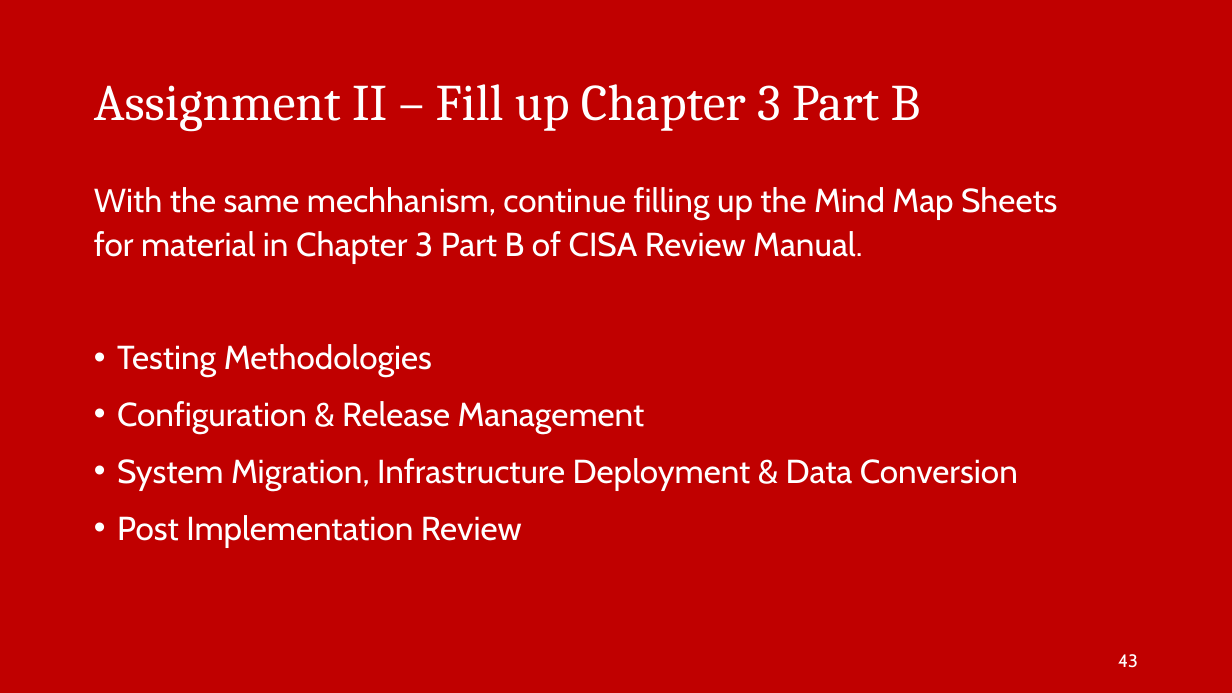
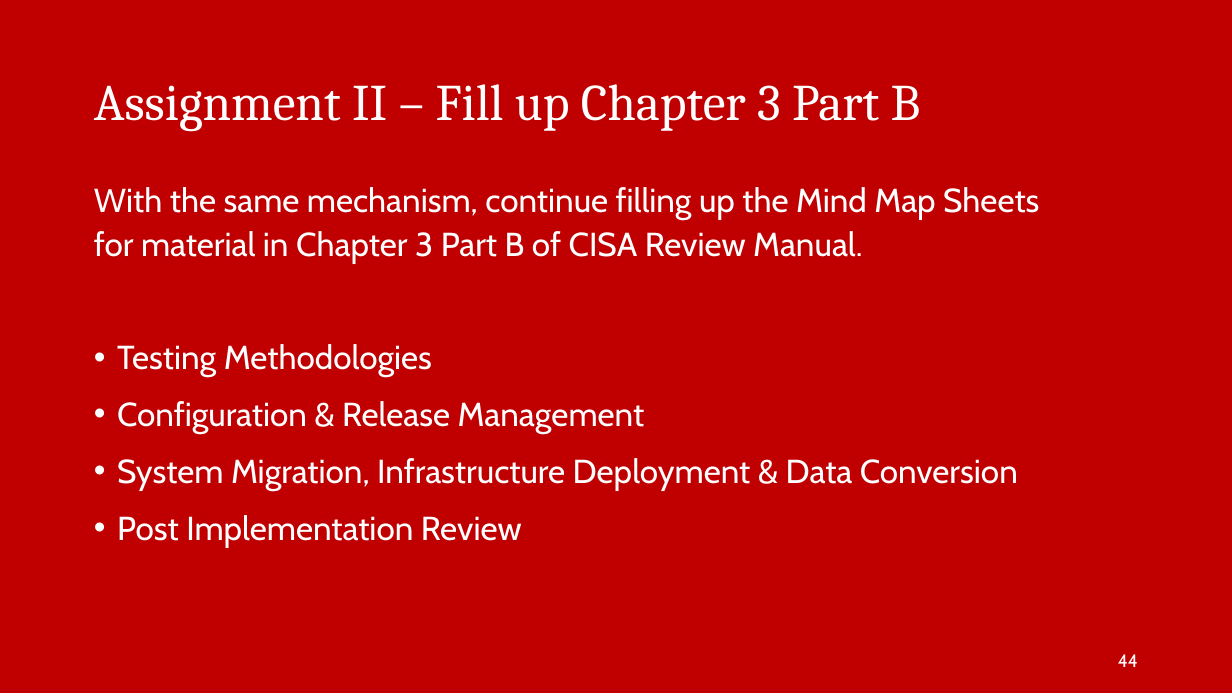
Before and after one commit to irfanradarma/Audit-SI, a slide deck: slide 44 of Slides/2026/03 - IS Acquisition & Development.pptx (slide 43 before the commit). Drawn at 1232x693 pixels with LibreOffice and Linux fonts; fonts in the diff are those of the drawing; background and template pictures are left out. Boxes give left, top, right and bottom in pixels: in the first picture for what was removed or moved away, otherwise in the second. Text is boxed around its words. In the diff, an @@ line names an element or a change of style, - is before the commit and + after.

```diff
--- a/Slides/2026/03 - IS Acquisition & Development.pptx
+++ b/Slides/2026/03 - IS Acquisition & Development.pptx
@@ text at bbox=[94, 187, 1039, 263]: text changed @@
-With the same mechhanism, continue filling up the Mind Map Sheets for material in Chapter 3 Part B of CISA Review Manual.
+With the same mechanism, continue filling up the Mind Map Sheets for material in Chapter 3 Part B of CISA Review Manual.
@@ page number at bbox=[1118, 654, 1138, 667]: text changed @@
-43
+44
```
Also in this commit, not shown: 2 other slides changed, 2 slides added.
